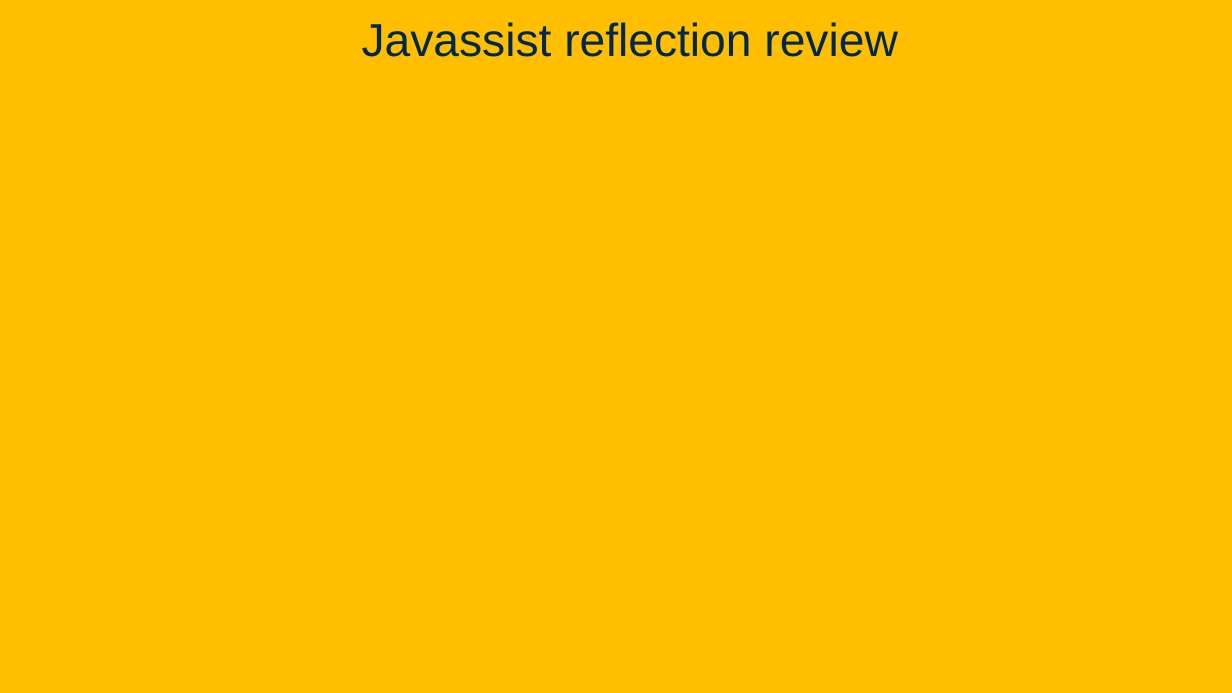
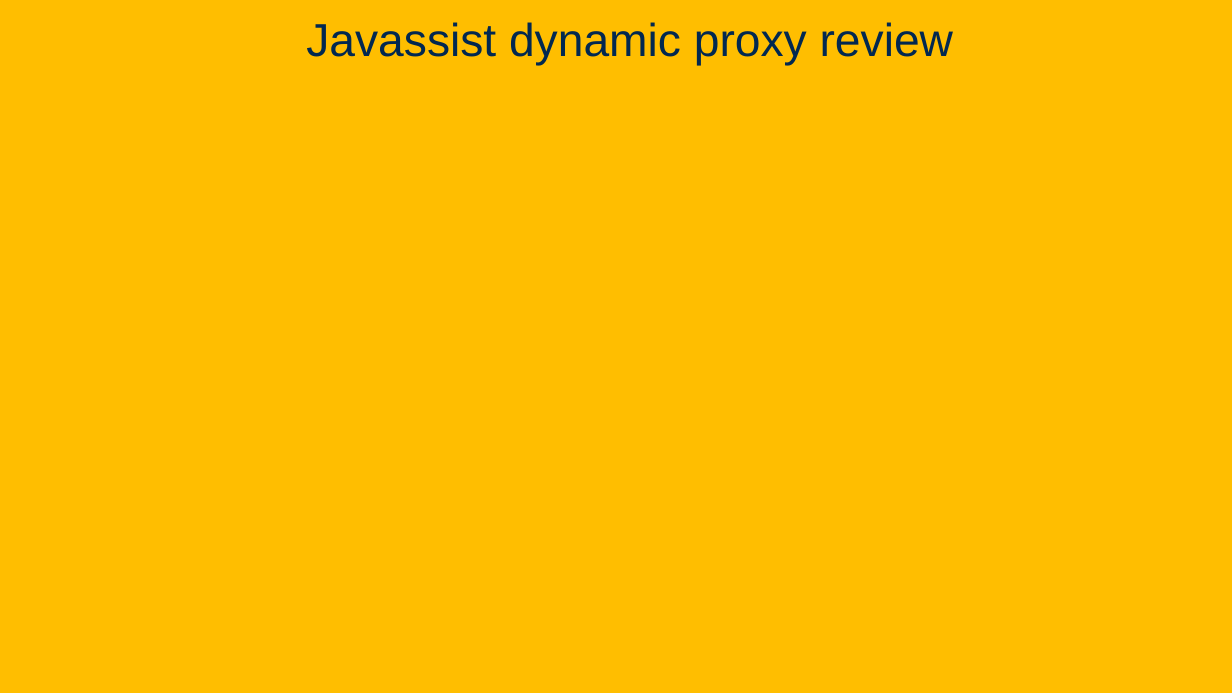
Before and after one commit to davsec-teaching/ecs160-f25, a slide deck: slide 82 of slides/6_software_architecture.pptx. Drawn at 1232x693 pixels with LibreOffice and Linux fonts; fonts in the diff are those of the drawing; background and template pictures are left out. Boxes give left, top, right and bottom in pixels: in the first picture for what was removed or moved away, otherwise in the second. Text is boxed around its words. In the diff, an @@ line names an element or a change of style, - is before the commit and + after.

```diff
--- a/slides/6_software_architecture.pptx
+++ b/slides/6_software_architecture.pptx
@@ title at (306,22,953,66): text changed @@
-Javassist reflection review
+Javassist dynamic proxy review
```
Also in this commit, not shown: 3 other slides changed, 1 slide added, 1 slide removed, 2 other files.
